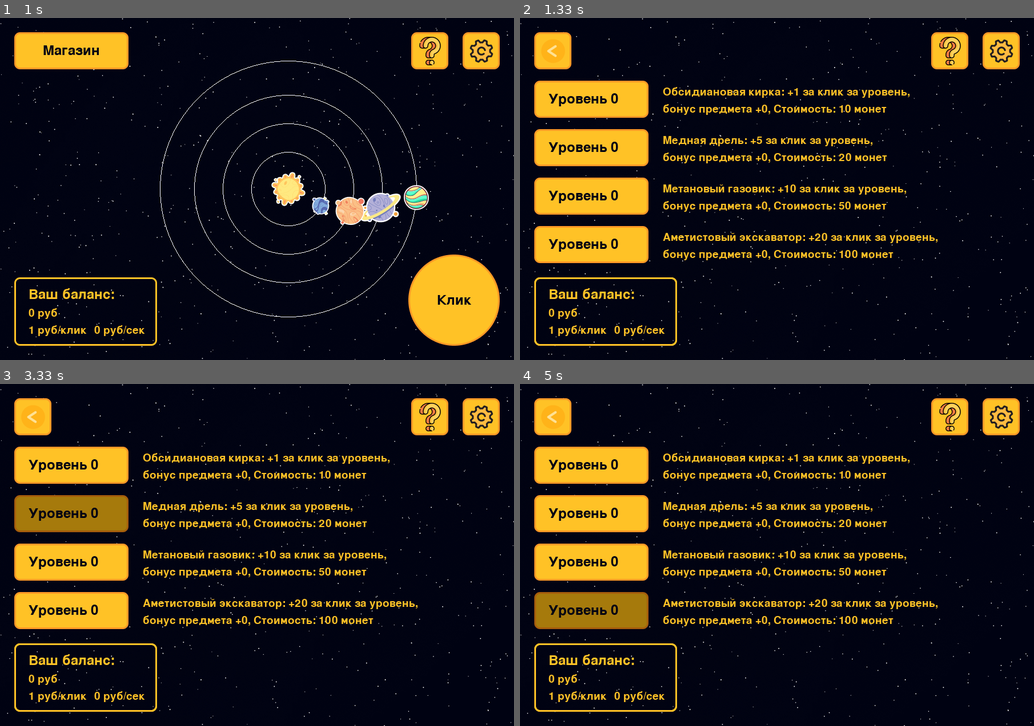
Above: before the commit, frames 1-4 (two rows, left to right).
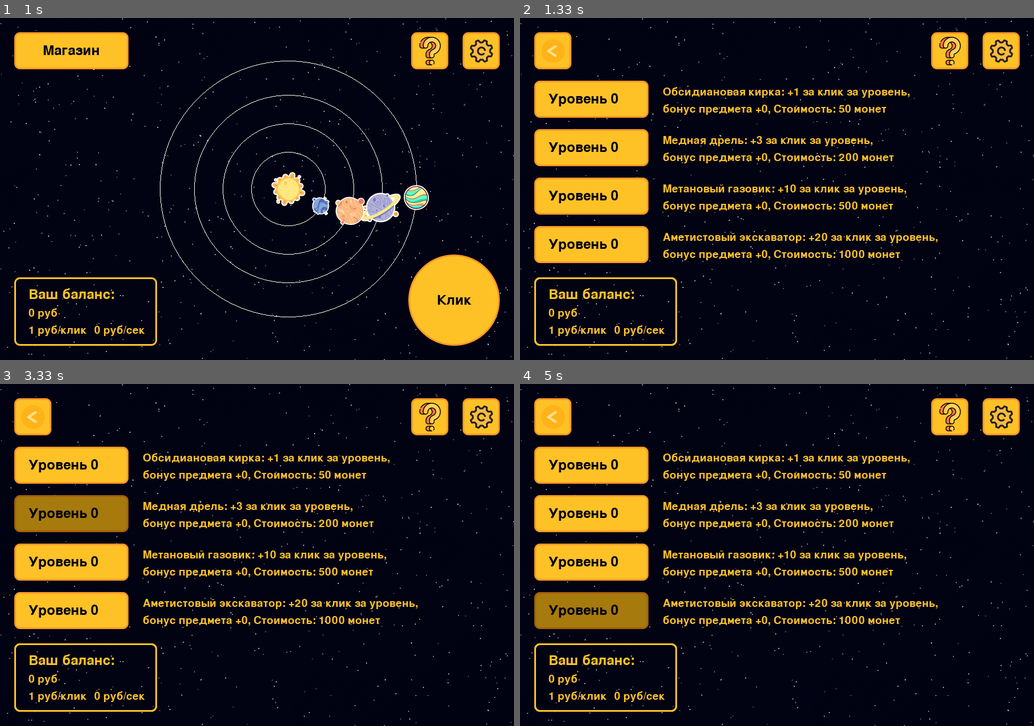
Above: after the commit, the same moments.

Repository: impanikaa/pygameProject
Game: pygame game, started from main.py
Two runs of this game, one before a commit and one after it. Both use one fixed random seed, a clock stepped at 60 frames per second and the inputs below.
Inputs (mouse positions are in pixels of both pictures, inside the frame that each line leads up to):
- Up to frame 1 (1 s): click (483, 52) at 0.38 s; click "Закрыть настройки" at 0.72 s
- Up to frame 2 (1.33 s): click "Магазин" at 1.05 s
- Up to frame 3 (3.33 s): click "Уровень 0" at 1.38 s; click (267, 438) at 1.72 s; click "Уровень 0" at 3.05 s
- Up to frame 4 (5 s): click (910, 524) at 3.38 s; click (617, 510) at 4.22 s; click (627, 490) at 4.55 s; click (633, 592) at 4.88 s

Frame 1 is identical in both runs. In frame 2, 0.3% of the frame differs, in the area x 46-74%, y 25-71%; in frame 3, 0.3%; in frame 4, 0.3%.

Commit message:
адекватный баланс

Diff:
--- a/main.py
+++ b/main.py
@@ -668,10 +668,10 @@
 class Shop:
     def __init__(self):
         self.items = [
-            ShopItem("Обсидиановая кирка", base_click_value=1, base_cost=10),
-            ShopItem("Медная дрель", base_click_value=5, base_cost=20),
-            ShopItem("Метановый газовик", base_click_value=10, base_cost=50),
-            ShopItem("Аметистовый экскаватор", base_click_value=20, base_cost=100),
+            ShopItem("Обсидиановая кирка", base_click_value=1, base_cost=50),
+            ShopItem("Медная дрель", base_click_value=3, base_cost=200),
+            ShopItem("Метановый газовик", base_click_value=10, base_cost=500),
+            ShopItem("Аметистовый экскаватор", base_click_value=20, base_cost=1000),
             # Добавьте другие предметы магазина по аналогии
         ]
         self.money = 0
